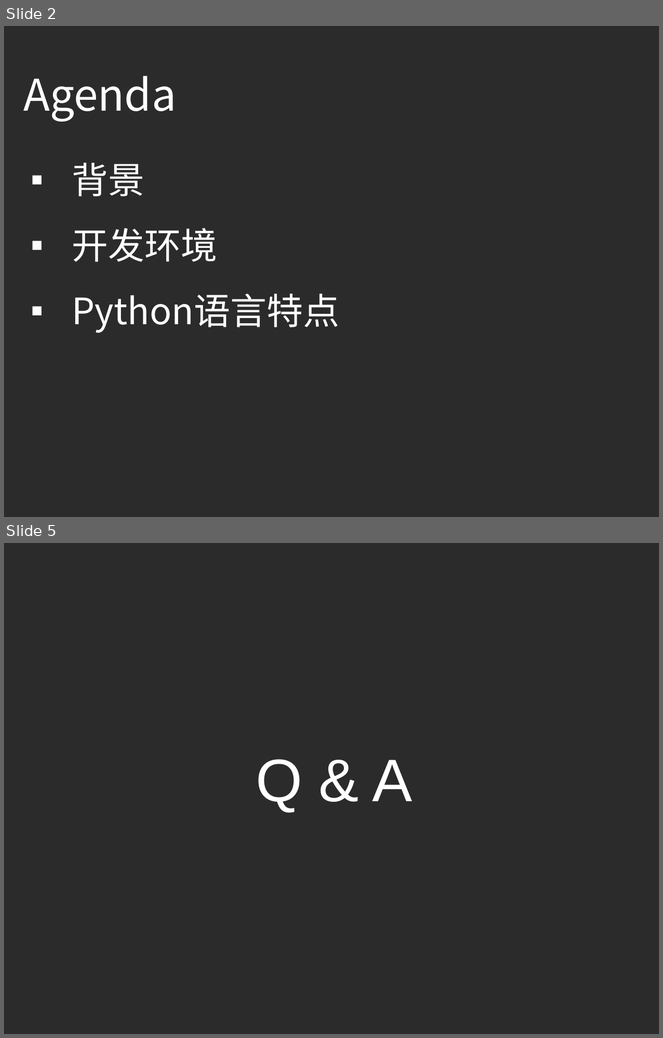
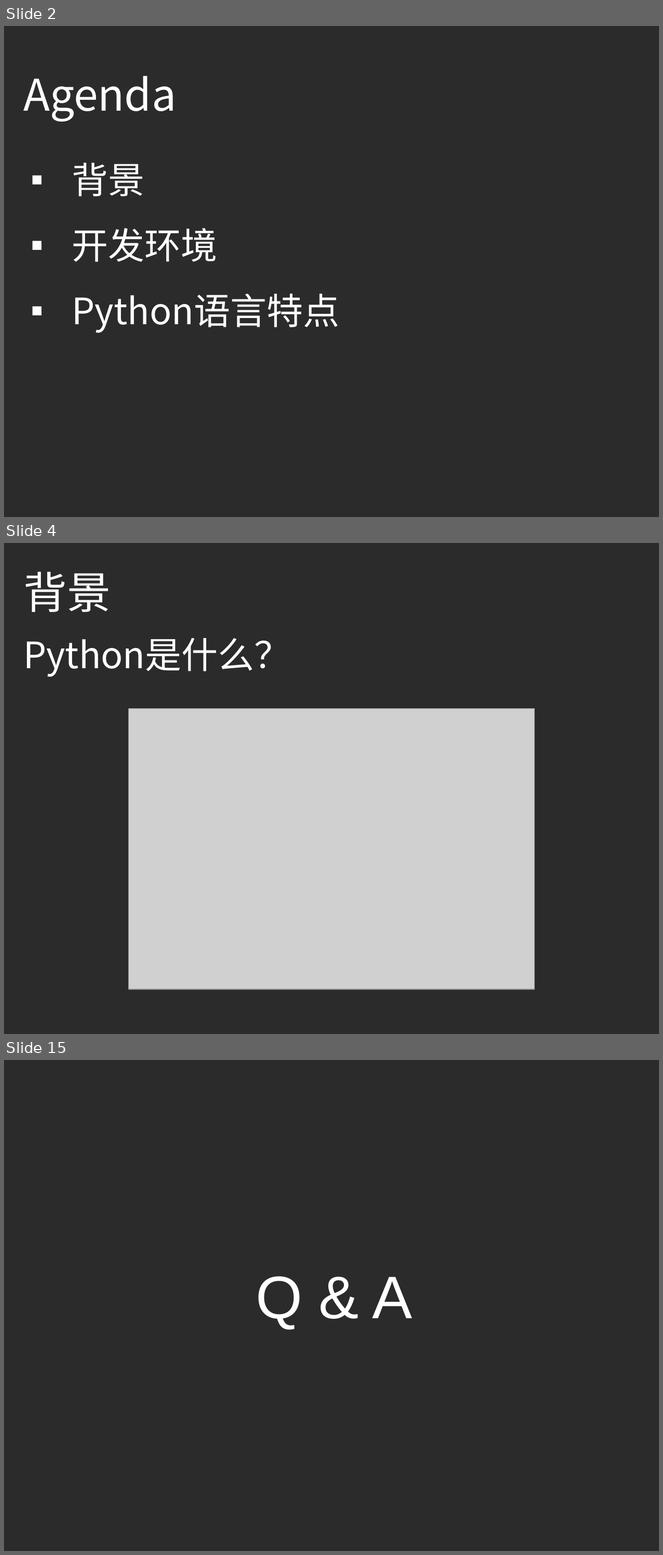
Before and after one commit to ouriris/ml-course, a slide deck: chapter.1/ppt/ML_CH1_Python_Basic.pptx. Shown one above the other, each under a label of ours: slides 2 and 5 before the commit, slides 2, 4 and 15 after it; the slides between them are not shown. The pictures are 663x1038 and 663x1555 pixels, drawn with LibreOffice and Linux fonts; fonts in the diff are those of the drawing; grey boxes stand for pictures; background and template pictures are left out; a plain dark background stands for a picture behind light text. Boxes give left, top, right and bottom in pixels: in the first picture for what was removed or moved away, otherwise in the second. Text is boxed around its words. In the diff, an @@ line names an element or a change of style, - is before the commit and + after.

```diff
--- a/chapter.1/ppt/ML_CH1_Python_Basic.pptx
+++ b/chapter.1/ppt/ML_CH1_Python_Basic.pptx
@@ slide 4 added at <box>4,543,659,1034</box>, background picture (left out) @@
@@ text added at <box>23,572,111,612</box>, 48 pt, text #FFFFFF @@
+背景
@@ text added at <box>23,638,291,677</box>, 40 pt, text #FFFFFF @@
+Python是什么？
@@ picture added at <box>128,709,535,990</box> @@
@@ what was slide 5 is now slide 15 @@
```
Also in this commit, not shown: 11 other slides added, 2 slides removed.
